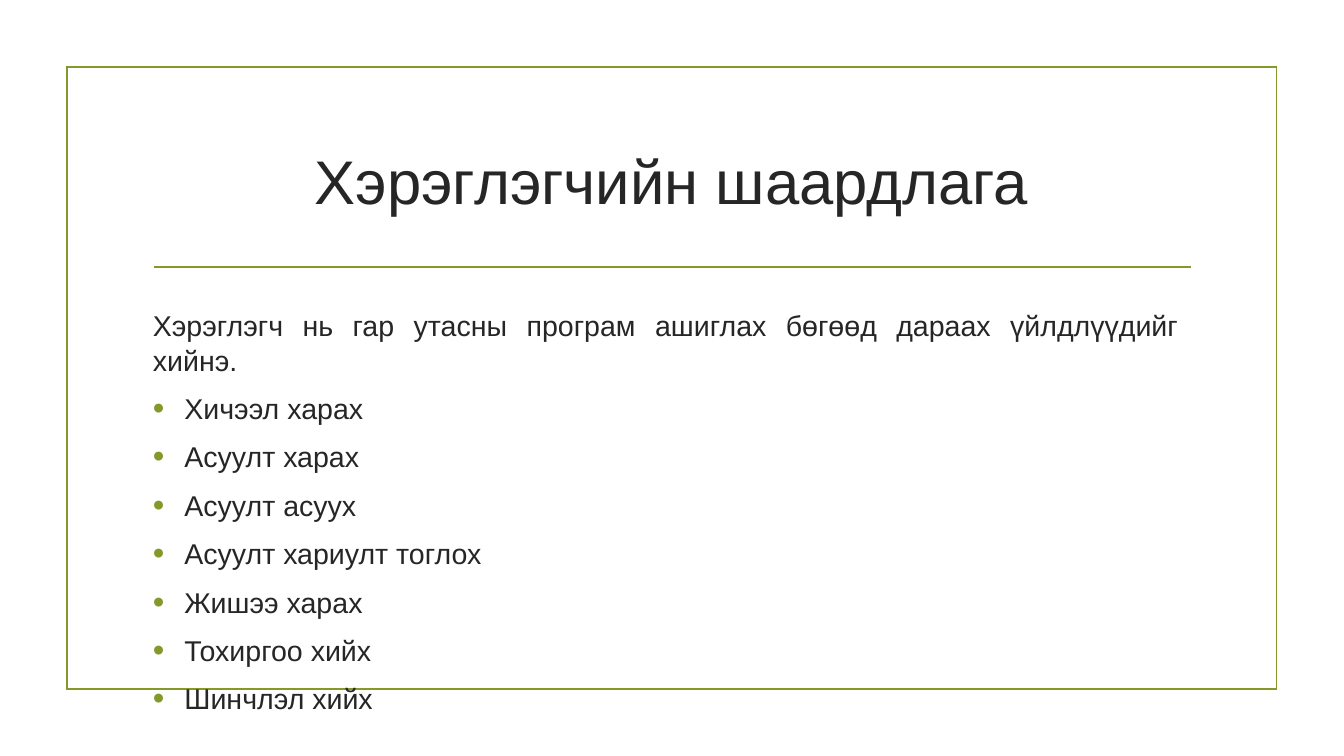
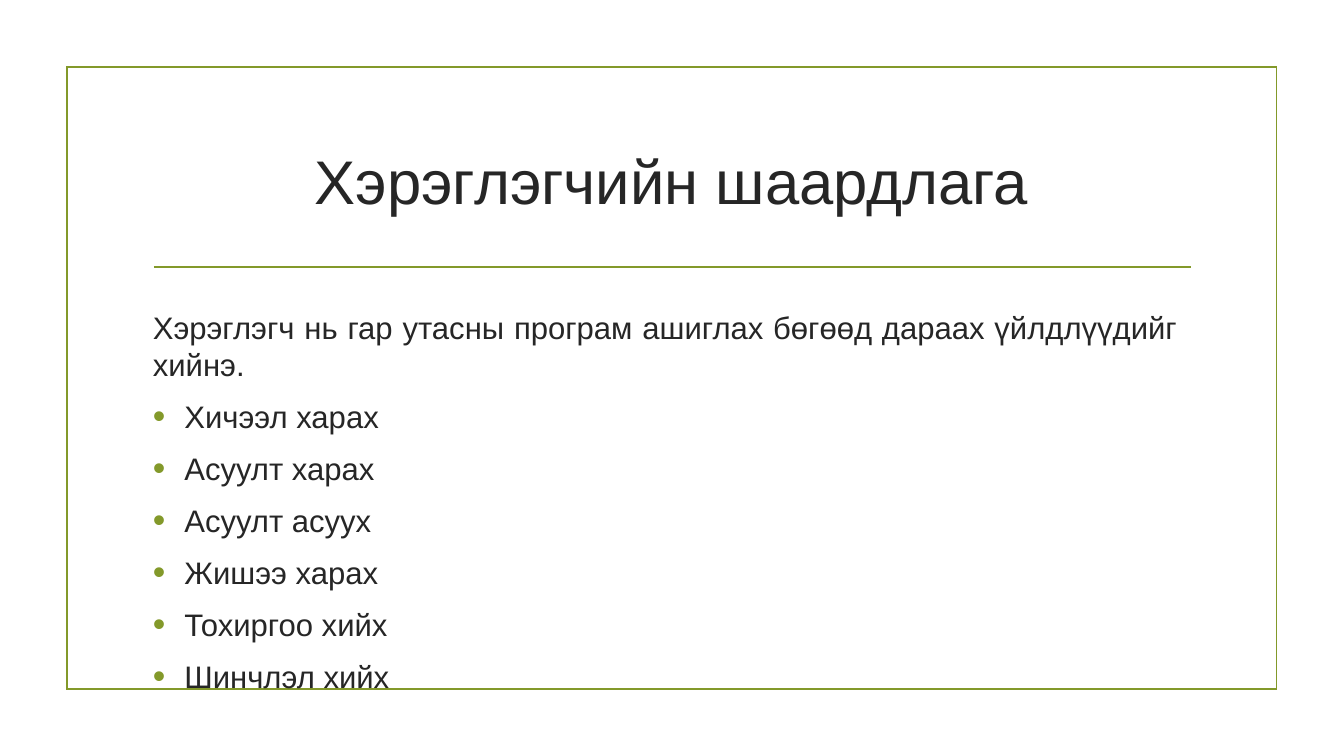
Before and after one commit to md33/tailan, a slide deck: slide 15 of Өгөгдлийн нууцлал,.pptx (slide 16 before the commit). Drawn at 1344x756 pixels with LibreOffice and Linux fonts; fonts in the diff are those of the drawing; background and template pictures are left out. Boxes give left, top, right and bottom in pixels: in the first picture for what was removed or moved away, otherwise in the second. Text is boxed around its words. In the diff, an @@ line names an element or a change of style, - is before the commit and + after.

```diff
--- a/Өгөгдлийн нууцлал,.pptx
+++ b/Өгөгдлийн нууцлал,.pptx
@@ text "Хэрэглэгч нь гар утасны програм ..." at (x1=153, y1=316, x2=1176, y2=642): size 20.4 to 22.2 pt @@
@@ text at (x1=184, y1=544, x2=481, y2=570): paragraph removed @@
-• Асуулт хариулт тоглох
```
Also in this commit, not shown: 8 other slides changed, 3 slides added, 6 slides removed, 1 other file.
